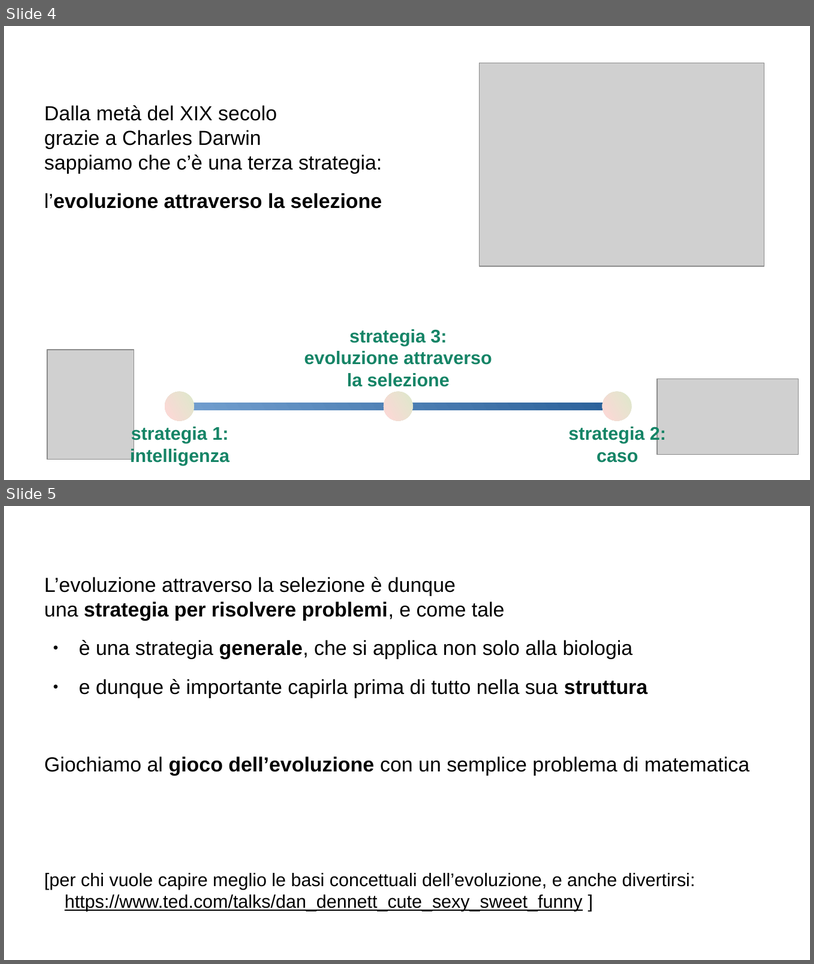
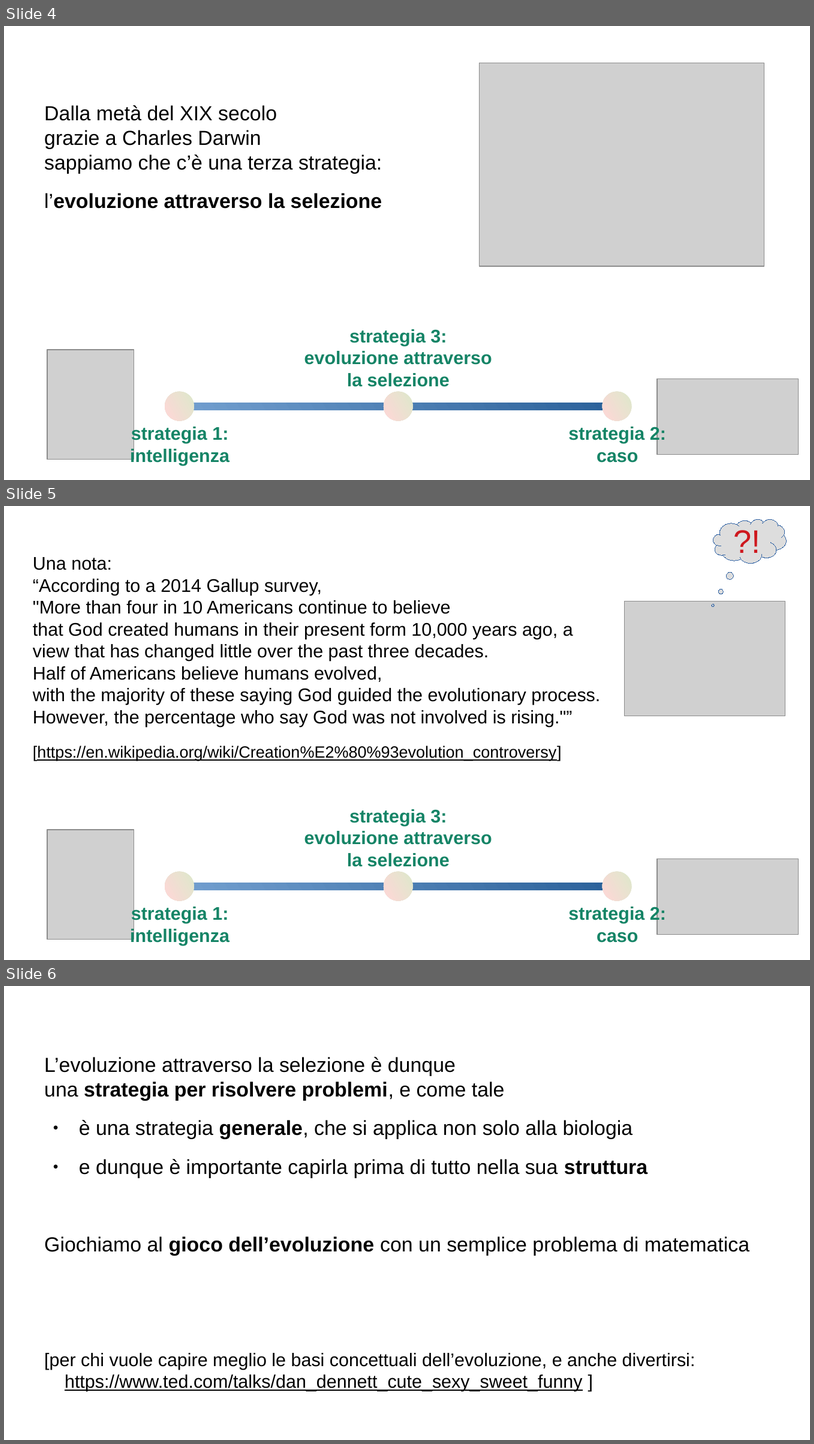
Before and after one commit to lmari/PolyGA, a slide deck: GA.odp. Shown one above the other, each under a label of ours: slides 4 and 5 before the commit, slides 4, 5 and 6 after it. The pictures are 814x964 and 814x1444 pixels, drawn with LibreOffice and Linux fonts; fonts in the diff are those of the drawing; grey boxes stand for pictures. Boxes give left, top, right and bottom in pixels: in the first picture for what was removed or moved away, otherwise in the second. Text is boxed around its words. In the diff, an @@ line names an element or a change of style, - is before the commit and + after.

```diff
--- a/GA.odp
+++ b/GA.odp
@@ slide 5 added at (4,506,810,960), background #FFFFFF @@
@@ thought cloud added at (714,519,787,563), fill #DDDDDD, outline #3465A4 0 pt, 32 pt, text #CE181E @@
+?!
@@ text added at (33,557,600,760), 18 pt, text #000000 @@
+Una nota:
+“According to a 2014 Gallup survey,
+"More than four in 10 Americans continue to believe
+that God created humans in their present form 10,000 years ago, a view that has changed little over the past three decades.
+Half of Americans believe humans evolved,
+with the majority of these saying God guided the evolutionary process. However, the percentage who say God was not involved is rising."”
+[https://en.wikipedia.org/wiki/Creation%E2%80%93evolution_controversy]
@@ picture added at (625,601,786,716) @@
@@ text added at (305,809,492,867), 18 pt, text #158466, bold @@
+strategia 3:
+evoluzione attraverso la selezione
@@ picture added at (47,829,134,939) @@
@@ picture added at (657,859,798,934) @@
@@ ellipse added at (165,871,194,900), fill gradient #DDE8CB to #FFD7D7 @@
@@ rectangle added at (180,883,618,890), fill gradient #2A6099 to #729FCF @@
@@ ellipse added at (384,871,413,900), fill gradient #DDE8CB to #FFD7D7 @@
@@ ellipse added at (603,871,632,900), fill gradient #DDE8CB to #FFD7D7 @@
@@ text added at (130,905,230,945), 18 pt, text #158466, bold @@
+strategia 1:
+intelligenza
@@ text added at (569,905,666,942), 18 pt, text #158466, bold @@
+strategia 2:
+caso
@@ what was slide 5 is now slide 6 @@
```
Also in this commit, not shown: 2 slides changed, 1 other file.
